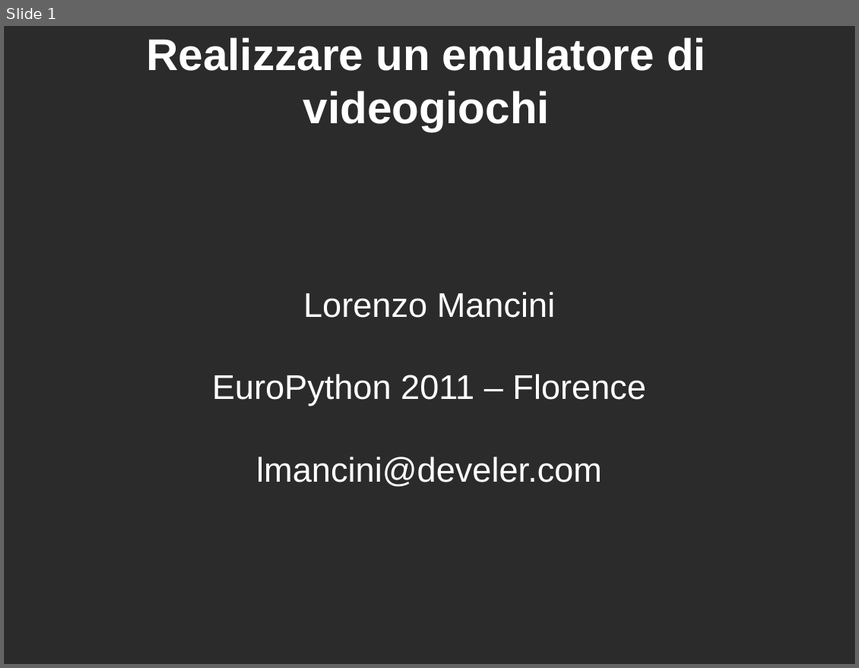
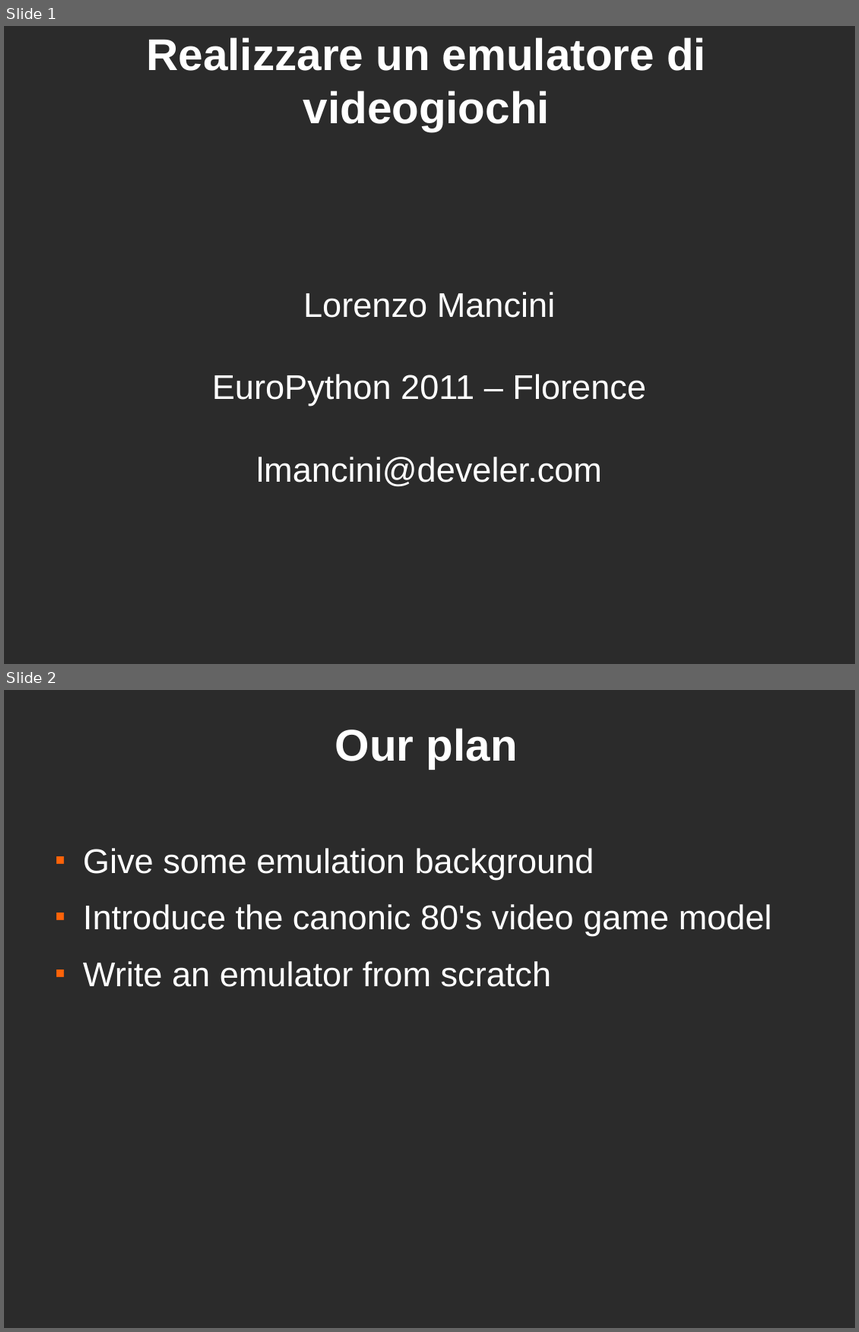
Before and after one commit to lmancini/py8, a slide deck: ep2011/emulatore.odp. Shown one above the other, each under a label of ours: slide 1 before the commit, slides 1 and 2 after it. The pictures are 859x668 and 859x1332 pixels, drawn with LibreOffice and Linux fonts; fonts in the diff are those of the drawing; background and template pictures are left out; a plain dark background stands for a picture behind light text. Boxes give left, top, right and bottom in pixels: in the first picture for what was removed or moved away, otherwise in the second. Text is boxed around its words. In the diff, an @@ line names an element or a change of style, - is before the commit and + after.

```diff
--- a/ep2011/emulatore.odp
+++ b/ep2011/emulatore.odp
@@ slide 2 added at box(4, 690, 855, 1328), background picture (left out) @@
@@ title added at box(335, 728, 518, 769), 41.4 pt, text #FFFFFF, bold @@
+Our plan
@@ text added at box(83, 848, 772, 987), 32 pt, text #FFFFFF @@
+■ Give some emulation background
+■ Introduce the canonic 80's video game model
+■ Write an emulator from scratch
```
Also in this commit, not shown: 2 slides changed, 11 other slides added, 1 slide removed.
